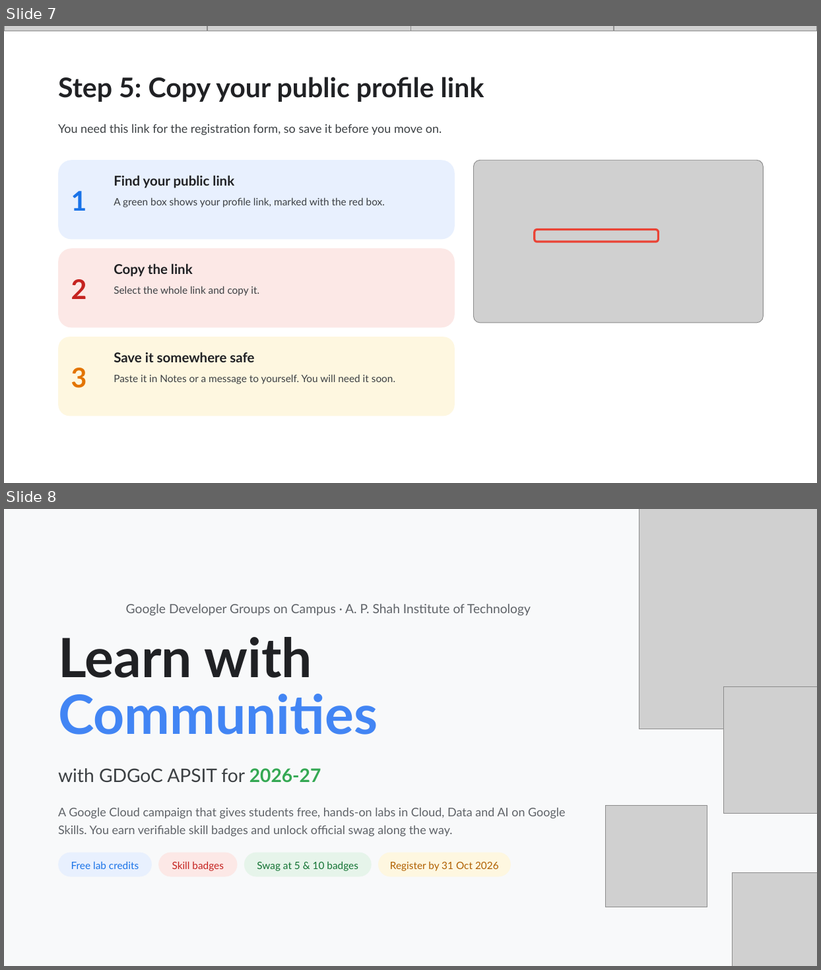
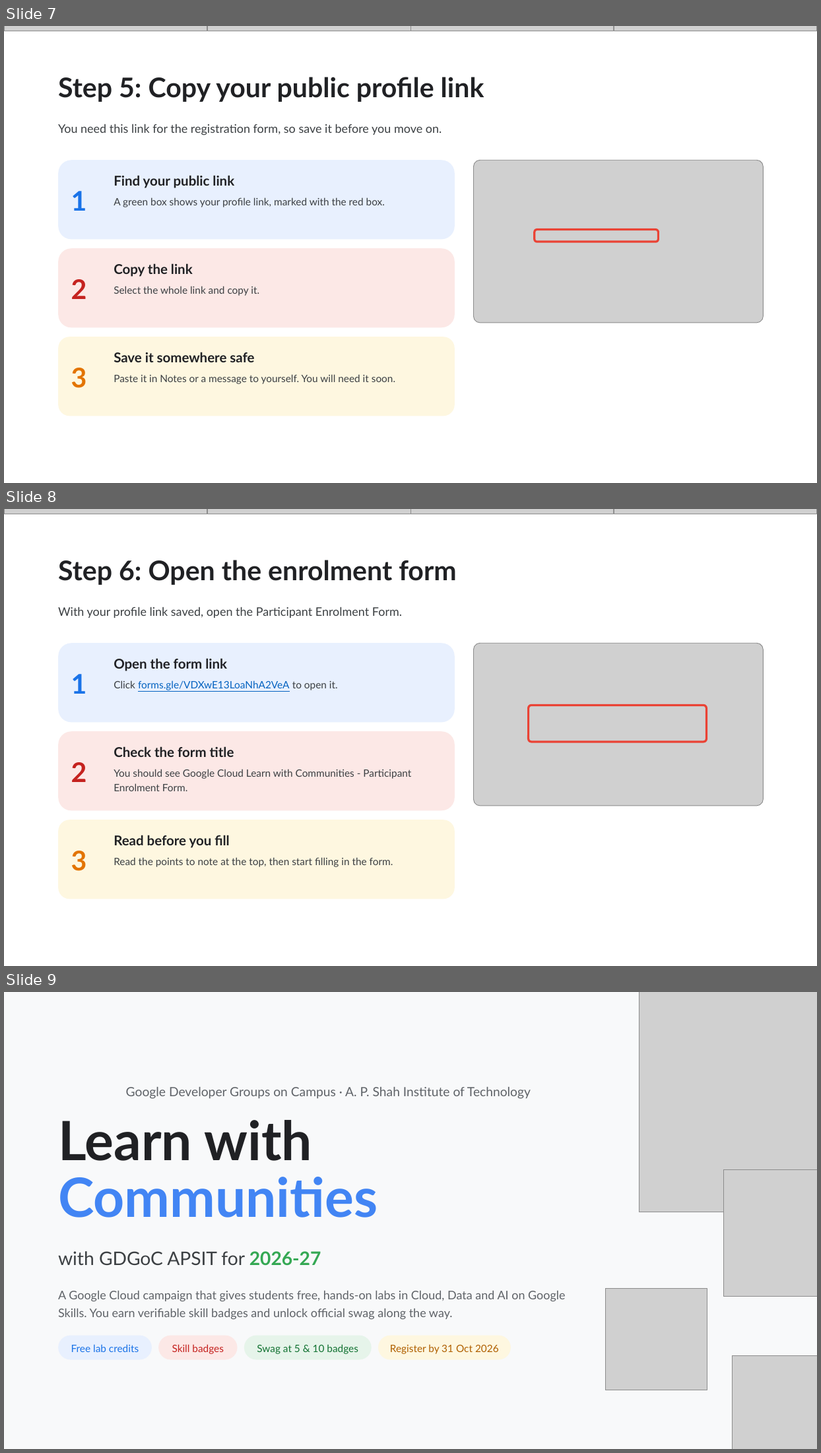
Before and after one commit to Viverun/Realism_Grade, a slide deck: Skill_Boost_Registration_Guide.pptx. Shown one above the other, each under a label of ours: slides 7 and 8 before the commit, slides 7, 8 and 9 after it. The pictures are 821x970 and 821x1453 pixels, drawn with LibreOffice and Linux fonts; fonts in the diff are those of the drawing; grey boxes stand for pictures; background and template pictures are left out. Boxes give left, top, right and bottom in pixels: in the first picture for what was removed or moved away, otherwise in the second. Text is boxed around its words. In the diff, an @@ line names an element or a change of style, - is before the commit and + after.

```diff
--- a/Skill_Boost_Registration_Guide.pptx
+++ b/Skill_Boost_Registration_Guide.pptx
@@ slide 8 added at box(4, 509, 817, 966), background #FFFFFF @@
@@ picture added at box(4, 509, 207, 514) @@
@@ picture added at box(207, 509, 411, 514) @@
@@ picture added at box(411, 509, 614, 514) @@
@@ picture added at box(614, 509, 817, 514) @@
@@ title added at box(58, 560, 456, 585), 32 pt, text #202124, bold @@
+Step 6: Open the enrolment form
@@ text added at box(58, 607, 402, 618), 14 pt, text #3C4043 @@
+With your profile link saved, open the Participant Enrolment Form.
@@ rounded rectangle added at box(58, 643, 455, 722), fill #E8F0FE @@
@@ picture added at box(474, 643, 764, 806) @@
@@ text added at box(114, 658, 227, 671), 16 pt, text #202124, bold @@
+Open the form link
@@ text added at box(71, 674, 87, 694), 32 pt, text #1A73E8, bold @@
+1
@@ text added at box(114, 681, 338, 691), 12 pt, text #0563C1, underline @@
+Click forms.gle/VDXwE13LoaNhA2VeA to open it.
@@ rounded rectangle added at box(529, 706, 707, 742), outline #EA4335 2.5 pt @@
@@ rounded rectangle added at box(58, 731, 455, 811), fill #FCE8E6 @@
@@ text added at box(71, 762, 87, 782), 32 pt, text #C5221F, bold @@
+2
@@ text added at box(114, 747, 234, 757), 16 pt, text #202124, bold @@
+Check the form title
@@ text added at box(114, 769, 411, 791), 12 pt, text #3C4043 @@
+You should see Google Cloud Learn with Communities - Participant Enrolment Form.
@@ rounded rectangle added at box(58, 820, 455, 900), fill #FEF7E0 @@
@@ text added at box(114, 835, 229, 848), 16 pt, text #202124, bold @@
+Read before you fill
@@ text added at box(71, 851, 87, 871), 32 pt, text #E37400, bold @@
+3
@@ text added at box(114, 857, 393, 867), 12 pt, text #3C4043 @@
+Read the points to note at the top, then start filling in the form.
@@ what was slide 8 is now slide 9 @@
```
